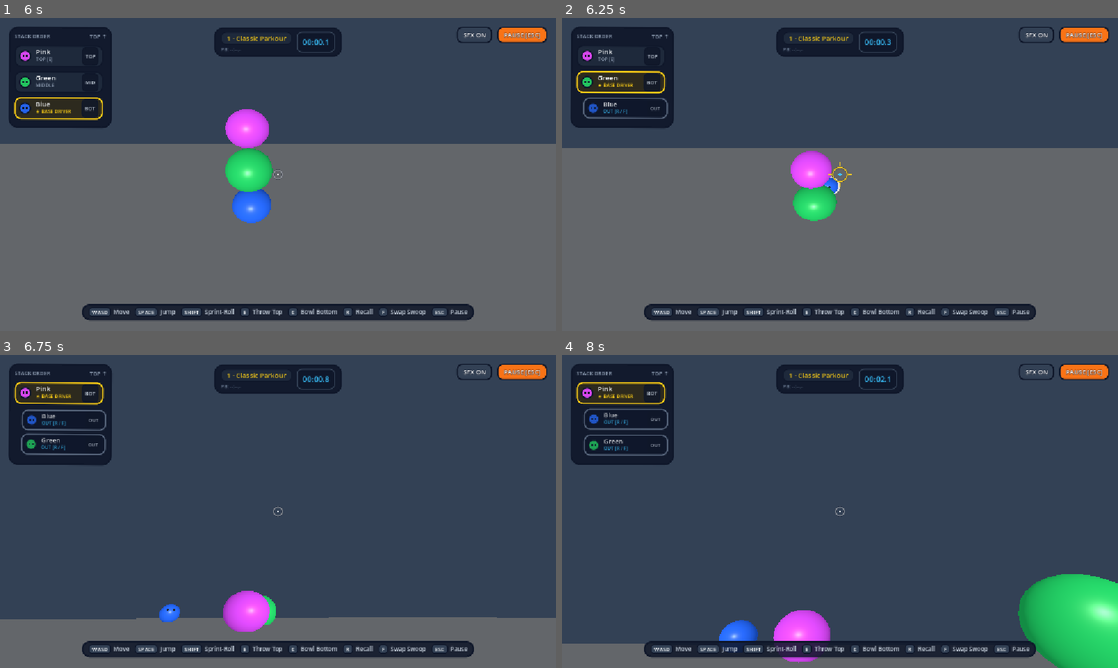
Above: before the commit, frames 1-4 (two rows, left to right).
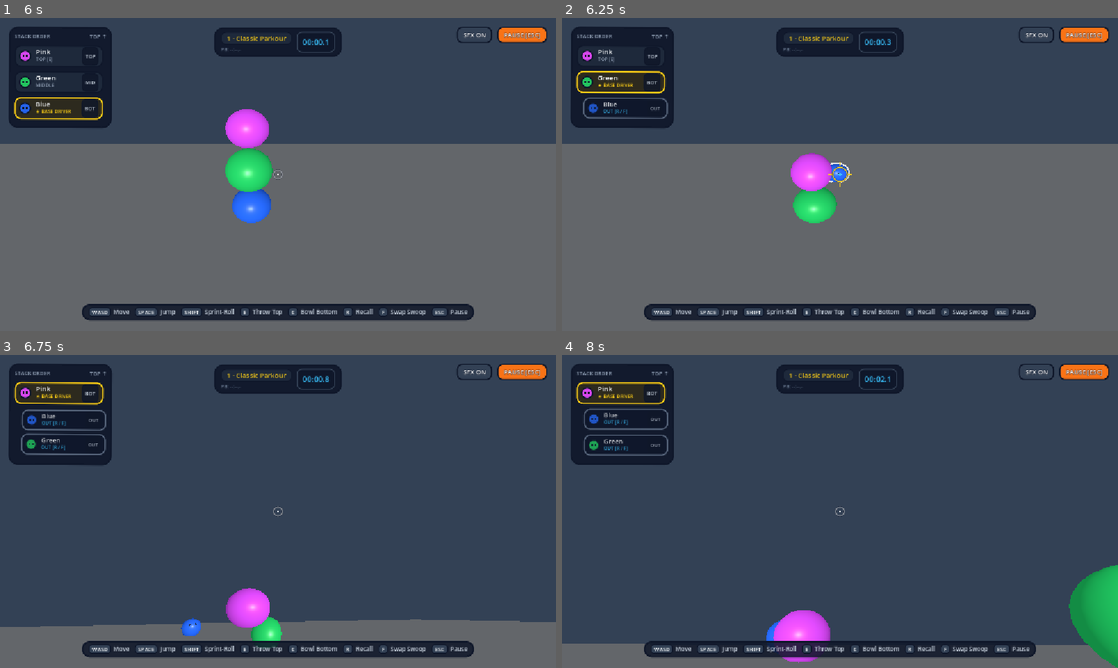
Above: after the commit, the same moments.

Repository: freeeked/godotgame
Game: Godot game, scene res://main.tscn
The game is run twice, just before and just after one commit, with the same random seed, the same clock (stepped at 60 frames per second) and the same inputs.
Inputs (mouse positions are in pixels of both pictures, inside the frame that each line leads up to):
- Up to frame 1 (6 s): click "▶ PLAY" at 0.5 s; click "SFX ON" at 1.25 s; click "MUTED" at 2 s; click "PAUSE [ESC]" at 2.75 s; move the mouse to (400, 158) at 3.52 s; hold D (move_right) 3.53-4.28 s; hold C (roll_bottom) 3.53-4.28 s; click (400, 158) at 3.67 s; move the mouse to (166, 190) at 4.27 s; hold S (move_back) 4.28-5.03 s; tap Q (center_camera) at 4.35 s; tap C (roll_bottom) at 4.55, 5.3 s; move the mouse to (333, 105) at 5.02 s; hold D (move_right) 5.03-5.78 s; hold E (eject) 5.03-5.78 s; move the mouse to (250, 237) at 5.77 s; hold W (move_forward) from 5.78 s (still down); tap R (recall) at 5.85 s; click (250, 237) at 5.92 s
- Up to frame 2 (6.25 s): keep holding W (move_forward); tap C (roll_bottom) at 6.05 s
- Up to frame 3 (6.75 s): keep holding W (move_forward); move the mouse to (316, 514) at 6.52 s; hold C (roll_bottom) from 6.53 s (still down)
- Up to frame 4 (8 s): keep holding W (move_forward); move the mouse to (795, 508) at 7.27 s; release C (roll_bottom) at 7.28 s; tap Shift (sprint_roll) at 7.35 s; tap C (roll_bottom) at 7.55 s

Frame 1 is identical in both runs. In frame 2, 1.8% of the frame differs, in the area x 0-100%, y 40-66%; in frame 3, 2.2%; in frame 4, 5.2%, in the area x 28-100%, y 67-100%.

Commit message:
roll direction

Diff:
--- a/scripts/player_stack.gd
+++ b/scripts/player_stack.gd
@@ -222,6 +222,10 @@
 
 		_all_nodes.append(blob)
 
+	for i in range(_all_nodes.size()):
+		for j in range(i + 1, _all_nodes.size()):
+			_all_nodes[i].body.add_collision_exception_with(_all_nodes[j].body)
+
 	_active_nodes = _all_nodes.duplicate()
 	_sync_collider_states()
 
@@ -1077,15 +1081,30 @@
 		return (hit["position"] as Vector3).y
 	return fallback_feet_y
 
+func _get_camera_horizontal_forward() -> Vector3:
+	if _last_camera != null:
+		var aim_dir := _get_camera_aim_direction()
+		var flat_aim := Vector3(aim_dir.x, 0.0, aim_dir.z)
+		if flat_aim.length_squared() > 0.0025:
+			return flat_aim.normalized()
+
+		var cam_fwd := -_last_camera.global_transform.basis.z
+		var flat_cam := Vector3(cam_fwd.x, 0.0, cam_fwd.z)
+		if flat_cam.length_squared() > 0.0001:
+			return flat_cam.normalized()
+
+	return Vector3(sin(_facing_angle), 0.0, cos(_facing_angle)).normalized()
+
 func roll_bottom_character() -> StackBlob:
 	if _active_nodes.size() <= 1:
 		return null
 
 	var is_sprint_launch := _is_sprint_rolling
-	var forward_x := sin(_facing_angle)
-	var forward_z := cos(_facing_angle)
-	var back_x := -forward_x
-	var back_z := -forward_z
+	var cam_fwd := _get_camera_horizontal_forward()
+	var forward_x := cam_fwd.x
+	var forward_z := cam_fwd.z
+	_facing_angle = atan2(forward_x, forward_z)
+
 	var exclude_rids := _get_all_blob_rids()
 
 	var prev_driver := _active_nodes[0]
@@ -1102,22 +1121,19 @@
 	var new_col_r := new_driver.radius * 0.85
 	var ball_col_r := bottom_node.radius * 0.85
 
-	# If sprint-rolling in a snake line, keep new_driver at its current trail position (don't teleport it forward!)
-	# so the remaining snake never snaps/rubber-bands into the launched ball.
-	var driver_x := anchor_x
-	var driver_z := anchor_z
-	if is_sprint_launch:
-		driver_x = new_driver.body.global_position.x
-		driver_z = new_driver.body.global_position.z
+	# Keep new_driver at its exact current XZ (no horizontal teleporting when sprinting or turning)
+	var driver_x := new_driver.body.global_position.x if is_sprint_launch else anchor_x
+	var driver_z := new_driver.body.global_position.z if is_sprint_launch else anchor_z
+	if _is_grounded:
 		var driver_raw_feet := new_driver.body.global_position.y - new_col_r
-		var driver_floor := _find_floor_y(new_driver.body.global_position, driver_raw_feet, exclude_rids) if _is_grounded else driver_raw_feet
+		var driver_floor := _find_floor_y(Vector3(driver_x, new_driver.body.global_position.y, driver_z), driver_raw_feet, exclude_rids)
 		new_driver.body.global_position = Vector3(driver_x, driver_floor + new_col_r + 0.02, driver_z)
 	else:
-		new_driver.body.global_position = Vector3(anchor_x, floor_y + new_col_r + 0.02, anchor_z)
-
-	# Spawn the bowled ball from the old leader's front position cleanly above the floor
+		new_driver.body.global_position = Vector3(driver_x, new_driver.body.global_position.y if is_sprint_launch else (floor_y + new_col_r + 0.02), driver_z)
+
+	# Sweep forward in the camera's horizontal direction up to desired_lead without clipping into walls
 	var ball_center_y := floor_y + ball_col_r + 0.03
-	var desired_lead := 0.25 if is_sprint_launch else (new_driver.radius + bottom_node.radius + 0.18)
+	var desired_lead := 0.55 if is_sprint_launch else (new_driver.radius + bottom_node.radius + 0.18)
 	var safe_lead := 0.0
 	var step_size := 0.06
 	var d := step_size
@@ -1134,25 +1150,13 @@
 
 	var spawn_x := anchor_x + forward_x * safe_lead
 	var spawn_z := anchor_z + forward_z * safe_lead
-
-	# Ensure minimum separation from new_driver so they never overlap on frame 0
-	var sep_xz := Vector2(spawn_x - driver_x, spawn_z - driver_z)
-	var min_sep := new_col_r + ball_col_r + 0.12
-	if sep_xz.length() < min_sep:
-		if is_sprint_launch:
-			# Pull new_driver slightly back along the snake trail instead of pushing ball into a wall
-			driver_x = spawn_x + back_x * min_sep
-			driver_z = spawn_z + back_z * min_sep
-			new_driver.body.global_position.x = driver_x
-			new_driver.body.global_position.z = driver_z
-		else:
-			ball_center_y = floor_y + new_col_r * 2.0 + ball_col_r + 0.06
-
 	bottom_node.body.global_position = Vector3(spawn_x, ball_center_y, spawn_z)
 
+	# Carry momentum only along the camera's bowl direction so side/back camera bowls stay crisp
+	var forward_carry := maxf(0.0, _leader_vel.x * forward_x + _leader_vel.z * forward_z)
 	var base_launch := sprint_roll_forward_speed if is_sprint_launch else roll_forward_speed
 	var carry_factor := 0.75 if is_sprint_launch else 0.35
-	var launch_speed := base_launch + cur_horiz_speed * carry_factor
+	var launch_speed := base_launch + forward_carry * carry_factor
 
 	bottom_node.velocity = Vector3(
 		forward_x * launch_speed,
@@ -1177,7 +1181,6 @@
 	)
 
 	if is_sprint_launch:
-		# Brief recoil slowdown on the driver so you don't immediately run over the ball you just bowled
 		var clamped := minf(cur_horiz_speed * 0.72, sprint_roll_speed)
 		if cur_horiz_speed > 0.001:
 			var ratio := clamped / cur_horiz_speed
@@ -1208,9 +1211,6 @@
 	_sync_collider_states()
 	blob_ejected.emit(bottom_node.id, bottom_node.blob_name, true)
 	return bottom_node
-
-	# --- Homing Swoop Recall (R) ---
-
 func _get_recall_target_position() -> Vector3:
 	if _active_nodes.is_empty():
 		return global_position
